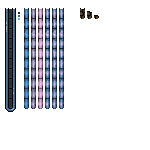
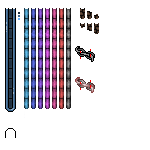
Comparing the layer stacks of the two 150px x 150px images. Changes:
painted on "color" over [24, 8, 99, 109]
painted on "Background" over [5, 8, 99, 138]
